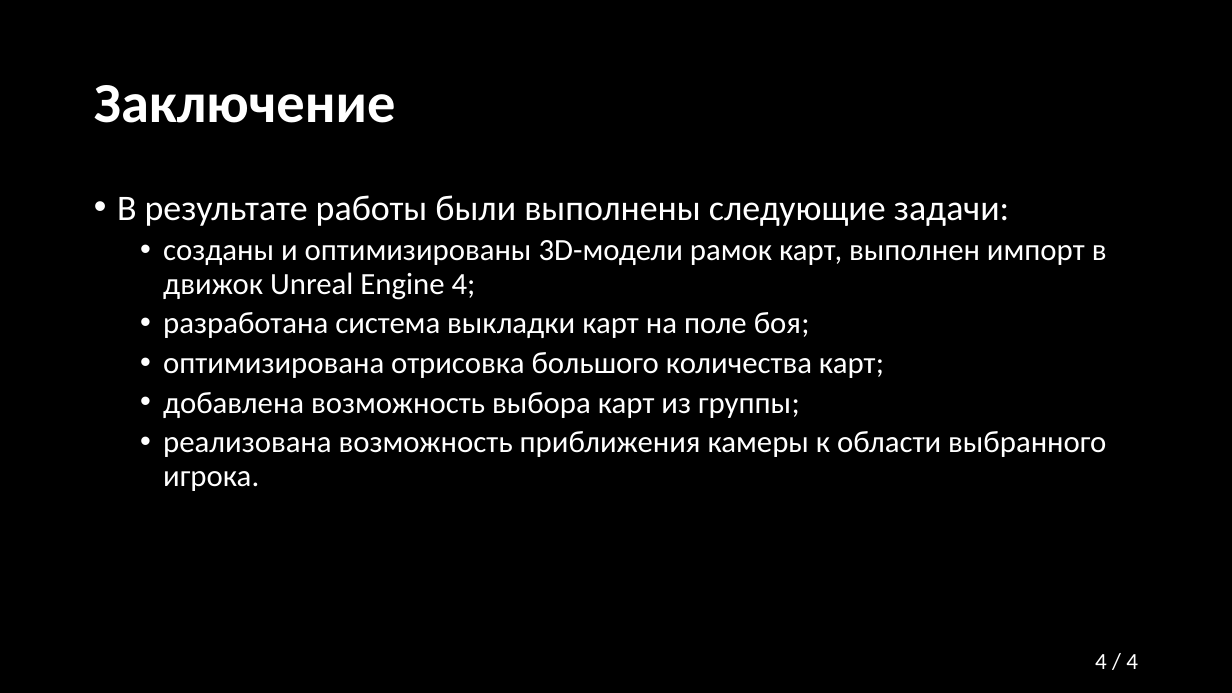
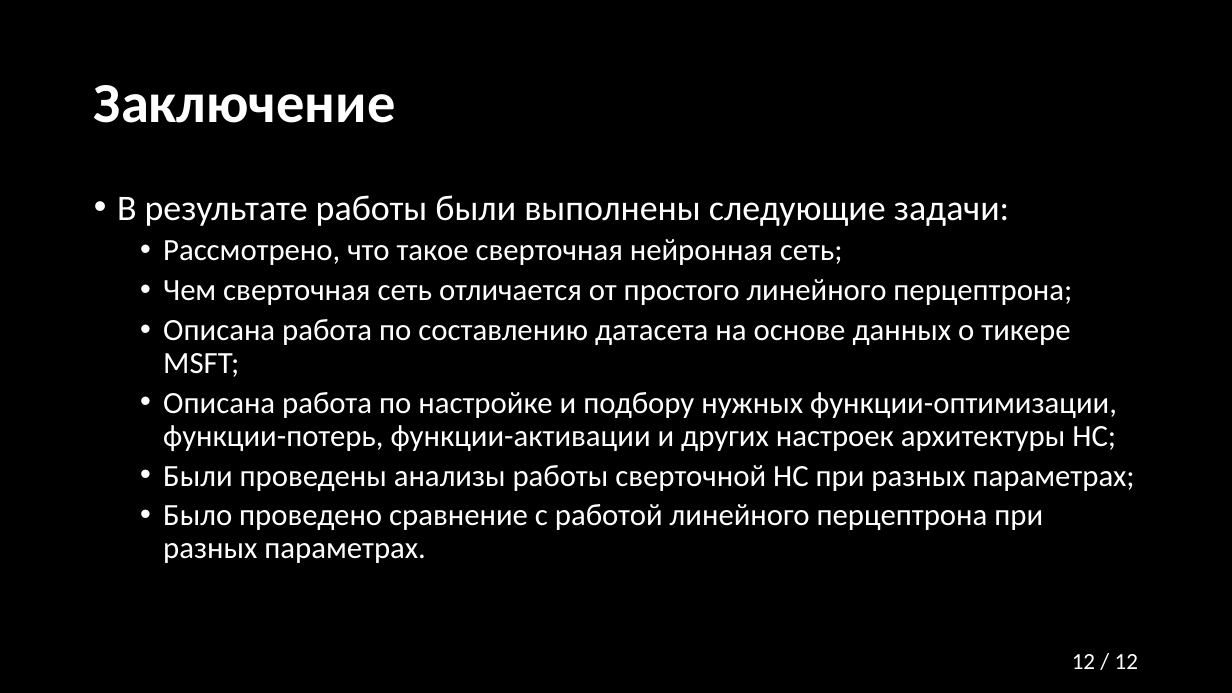
Before and after one commit to Relax-FM/Diploma, a slide deck: slide 12 of MMAPS/presentation/Presentation.pptx (slide 4 before the commit). Drawn at 1232x693 pixels with LibreOffice and Linux fonts; fonts in the diff are those of the drawing. Boxes give left, top, right and bottom in pixels: in the first picture for what was removed or moved away, otherwise in the second. Text is boxed around its words. In the diff, an @@ line names an element or a change of style, - is before the commit and + after.

```diff
--- a/MMAPS/presentation/Presentation.pptx
+++ b/MMAPS/presentation/Presentation.pptx
@@ text at <box>163,239,1135,563</box>: text changed @@
-  • созданы и оптимизированы 3D-модели рамок карт, выполнен импорт в движок Unreal Engine 4;
-  • разработана система выкладки карт на поле боя;
-  • оптимизирована отрисовка большого количества карт;
-  • добавлена возможность выбора карт из группы;
-  • реализована возможность приближения камеры к области выбранного игрока.
+  • Рассмотрено, что такое сверточная нейронная сеть;
+  • Чем сверточная сеть отличается от простого линейного перцептрона;
+  • Описана работа по составлению датасета на основе данных о тикере MSFT;
+  • Описана работа по настройке и подбору нужных функции-оптимизации, функции-потерь, функции-активации и других настроек архитектуры НС;
+  • Были проведены анализы работы сверточной НС при разных параметрах;
+  • Было проведено сравнение с работой линейного перцептрона при разных параметрах.
@@ page number at <box>1072,654,1138,669</box>: text changed @@
-4 / 4
+12 / 12
```
Also in this commit, not shown: 3 other slides changed, 8 slides added, 1 other file.
